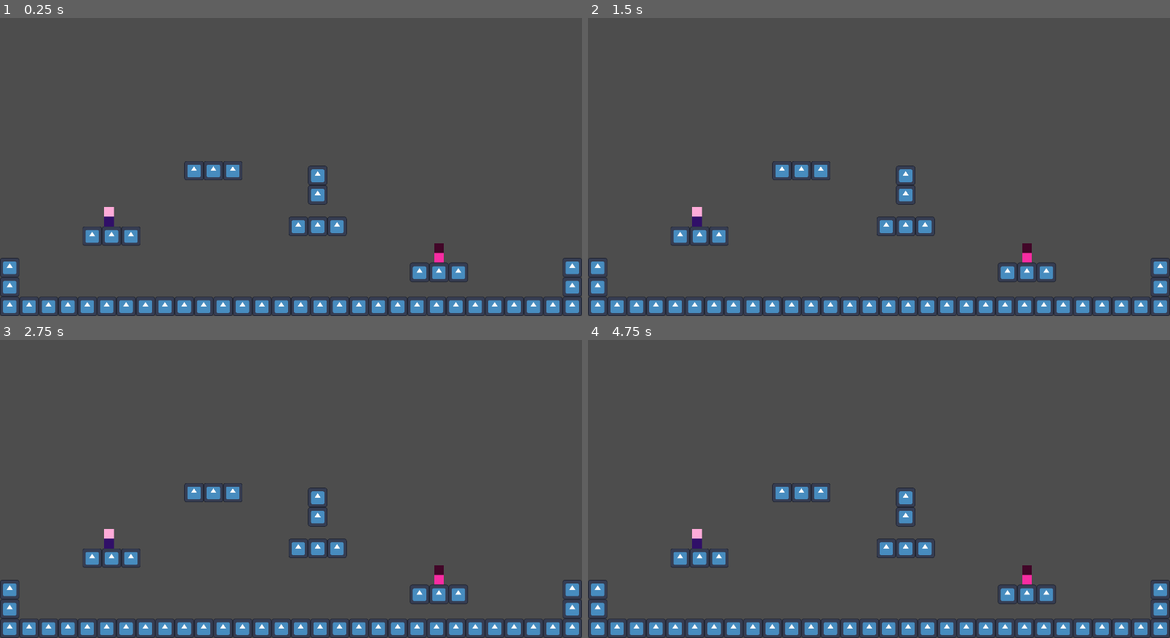
Above: before the commit, frames 1-4 (two rows, left to right).
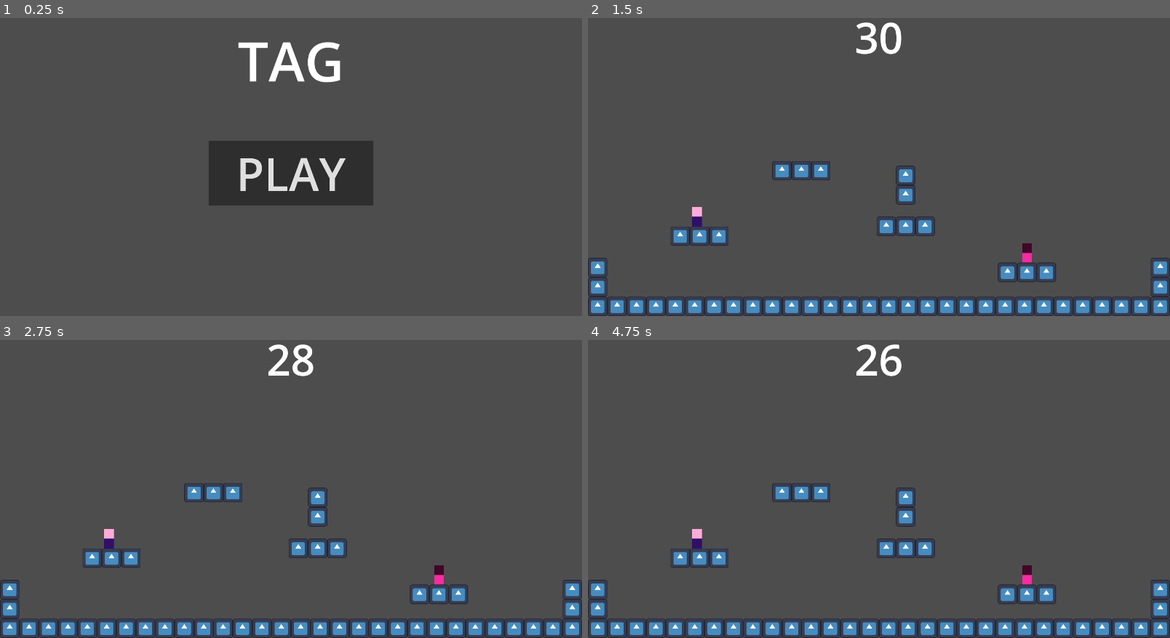
Above: after the commit, the same moments.

Repository: maticstric/tag
Game: Godot game, scene res://project/scenes/main_menu.tscn
Same seed, same stepped clock (60 frames per second), same inputs: the game is played once before the commit and once after it. Before the commit the project starts from res://project/scenes/levels/level1.tscn. The engine's default icon, where the game draws it, is replaced by a stand-in: a white triangle on a blue panel in a dark square.
Inputs (mouse positions are in pixels of both pictures, inside the frame that each line leads up to):
- Up to frame 1 (0.25 s): no input
- Up to frame 2 (1.5 s): click (879, 172) at 0.5 s, where only the run after the commit has a clickable "PLAY"; tap Enter at 1.25 s
- Up to frame 3 (2.75 s): tap Space at 2 s
- Up to frame 4 (4.75 s): tap Enter at 3.5 s; tap Space at 4.25 s

The runs differ from the first frame. In frame 1, 13% of the frame differs, in the area x 0-100%, y 8-100%; in frame 2, 0.4%; in frame 3, 0.4%; in frame 4, 0.4%.

Commit message:
Add basic timer for games

Diff:
--- a/project.godot
+++ b/project.godot
@@ -11,7 +11,7 @@
 [application]
 
 config/name="tag"
-run/main_scene="res://project/scenes/levels/level1.tscn"
+run/main_scene="res://project/scenes/main_menu.tscn"
 config/features=PackedStringArray("4.3", "Forward Plus")
 run/max_fps=60
 config/icon="res://project/res/icon.svg"
--- a/project/scenes/levels/level1.tscn
+++ b/project/scenes/levels/level1.tscn
@@ -1,6 +1,7 @@
-[gd_scene load_steps=3 format=3 uid="uid://uhmx2vqthflr"]
+[gd_scene load_steps=4 format=3 uid="uid://uhmx2vqthflr"]
 
 [ext_resource type="PackedScene" uid="uid://kjkusecffgt7" path="res://project/scenes/tile.tscn" id="2_7nebs"]
+[ext_resource type="Script" path="res://project/scripts/level_timer.gd" id="3_w3lg2"]
 [ext_resource type="Script" path="res://project/scripts/spawn_manager.gd" id="3_y1sl6"]
 
 [node name="Level" type="Node2D"]
@@ -159,3 +160,20 @@
 
 [node name="2" type="Node2D" parent="SpawnPoints"]
 position = Vector2(360, 712)
+
+[node name="Timer" type="Timer" parent="."]
+one_shot = true
+autostart = true
+script = ExtResource("3_w3lg2")
+
+[node name="TimerLabel" type="Label" parent="Timer"]
+offset_left = 640.0
+offset_top = 63.0
+offset_right = 1280.0
+offset_bottom = 256.0
+theme_override_font_sizes/font_size = 141
+text = "30"
+horizontal_alignment = 1
+vertical_alignment = 1
+
+[connection signal="timeout" from="Timer" to="Timer" method="_on_timeout"]
--- a/project/scenes/levels/level2.tscn
+++ b/project/scenes/levels/level2.tscn
@@ -1,7 +1,8 @@
-[gd_scene load_steps=3 format=3 uid="uid://ccl8qmfipaobj"]
+[gd_scene load_steps=4 format=3 uid="uid://ccl8qmfipaobj"]
 
 [ext_resource type="PackedScene" uid="uid://kjkusecffgt7" path="res://project/scenes/tile.tscn" id="2_5k43k"]
 [ext_resource type="Script" path="res://project/scripts/spawn_manager.gd" id="2_tchpu"]
+[ext_resource type="Script" path="res://project/scripts/level_timer.gd" id="3_enspg"]
 
 [node name="Level" type="Node2D"]
 
@@ -265,27 +266,15 @@
 [node name="Tile118" parent="Tiles" instance=ExtResource("2_5k43k")]
 position = Vector2(736, 288)
 
-[node name="Tile119" parent="Tiles" instance=ExtResource("2_5k43k")]
-position = Vector2(800, 288)
-
-[node name="Tile120" parent="Tiles" instance=ExtResource("2_5k43k")]
-position = Vector2(864, 288)
-
-[node name="Tile121" parent="Tiles" instance=ExtResource("2_5k43k")]
-position = Vector2(928, 288)
-
-[node name="Tile122" parent="Tiles" instance=ExtResource("2_5k43k")]
-position = Vector2(992, 288)
-
-[node name="Tile123" parent="Tiles" instance=ExtResource("2_5k43k")]
-position = Vector2(1056, 288)
-
-[node name="Tile124" parent="Tiles" instance=ExtResource("2_5k43k")]
-position = Vector2(1120, 288)
-
 [node name="Tile125" parent="Tiles" instance=ExtResource("2_5k43k")]
 position = Vector2(1184, 288)
 
+[node name="Tile132" parent="Tiles" instance=ExtResource("2_5k43k")]
+position = Vector2(992, 288)
+
+[node name="Tile133" parent="Tiles" instance=ExtResource("2_5k43k")]
+position = Vector2(928, 288)
+
 [node name="Tile126" parent="Tiles" instance=ExtResource("2_5k43k")]
 position = Vector2(1248, 288)
 
@@ -404,7 +393,24 @@
 script = ExtResource("2_tchpu")
 
 [node name="1" type="Node2D" parent="SpawnPoints"]
-position = Vector2(1496, 912)
+position = Vector2(1496, 928)
 
 [node name="2" type="Node2D" parent="SpawnPoints"]
-position = Vector2(304, 912)
+position = Vector2(408, 928)
+
+[node name="Timer" type="Timer" parent="."]
+one_shot = true
+autostart = true
+script = ExtResource("3_enspg")
+
+[node name="TimerLabel" type="Label" parent="Timer"]
+offset_left = 640.0
+offset_top = 63.0
+offset_right = 1280.0
+offset_bottom = 256.0
+theme_override_font_sizes/font_size = 141
+text = "30"
+horizontal_alignment = 1
+vertical_alignment = 1
+
+[connection signal="timeout" from="Timer" to="Timer" method="_on_timeout"]
--- /dev/null
+++ b/project/scenes/main_menu.tscn
@@ -0,0 +1,45 @@
+[gd_scene load_steps=2 format=3 uid="uid://bcame3mt8l0yd"]
+
+[ext_resource type="Script" path="res://project/scripts/main_menu.gd" id="1_uulie"]
+
+[node name="MainMenu" type="Control"]
+layout_mode = 3
+anchors_preset = 15
+anchor_right = 1.0
+anchor_bottom = 1.0
+grow_horizontal = 2
+grow_vertical = 2
+script = ExtResource("1_uulie")
+
+[node name="PlayButton" type="Button" parent="."]
+layout_mode = 1
+anchors_preset = 8
+anchor_left = 0.5
+anchor_top = 0.5
+anchor_right = 0.5
+anchor_bottom = 0.5
+offset_left = -272.0
+offset_top = -28.0
+offset_right = 272.0
+offset_bottom = 164.0
+grow_horizontal = 2
+grow_vertical = 2
+theme_override_font_sizes/font_size = 150
+text = "PLAY"
+
+[node name="TitleLabel" type="Label" parent="."]
+layout_mode = 1
+anchors_preset = 5
+anchor_left = 0.5
+anchor_right = 0.5
+offset_left = -296.0
+offset_top = 112.0
+offset_right = 297.0
+offset_bottom = 360.0
+grow_horizontal = 2
+theme_override_font_sizes/font_size = 180
+text = "TAG"
+horizontal_alignment = 1
+vertical_alignment = 1
+
+[connection signal="pressed" from="PlayButton" to="." method="_on_play_button_pressed"]
--- a/project/scripts/game_manager.gd
+++ b/project/scripts/game_manager.gd
@@ -1,9 +1,8 @@
 extends Node
 
+const LEVEL_TIMER = 30 # in secs
+
 var current_it
-
-func _ready():
-	current_it = randi_range(1, 2)
 
 
 func switch_who_is_it():
@@ -11,3 +10,8 @@
 		current_it = 2
 	else:
 		current_it = 1
+
+
+func start_game():
+	current_it = randi_range(1, 2)
+	LevelManager.load_new_level()
--- a/project/scripts/level_manager.gd
+++ b/project/scripts/level_manager.gd
@@ -1,22 +1,24 @@
 extends Node
 
-var curr_level = 1
+var curr_level = 0
 var all_levels_seen = false
 
 @onready var num_levels = DirAccess.open("res://project/scenes/levels/").get_files().size()
 
 
 func load_new_level():
+	curr_level += 1
 
 	GameManager.switch_who_is_it()
 
 	if !all_levels_seen:
-		get_tree().call_deferred("change_scene_to_file", "res://project/scenes/levels/level" + str(curr_level + 1) + ".tscn")
-
-		curr_level += 1
+		get_tree().call_deferred("change_scene_to_file", "res://project/scenes/levels/level" + str(curr_level) + ".tscn")
 
 		if curr_level == num_levels:
 			all_levels_seen = true
+
 	else:
 		var random_level = randi_range(1, num_levels)
+		curr_level = random_level
+
 		get_tree().call_deferred("change_scene_to_file", "res://project/scenes/levels/level" + str(random_level) + ".tscn")
--- /dev/null
+++ b/project/scripts/level_timer.gd
@@ -0,0 +1,12 @@
+extends Timer
+
+func _ready():
+	#wait_time = GameManager.LEVEL_TIMER
+	start(GameManager.LEVEL_TIMER)
+
+func _process(delta):
+	$TimerLabel.text = str(ceil(time_left))
+
+
+func _on_timeout():
+	LevelManager.load_new_level()
--- /dev/null
+++ b/project/scripts/main_menu.gd
@@ -0,0 +1,5 @@
+extends Control
+
+
+func _on_play_button_pressed():
+	GameManager.start_game()
